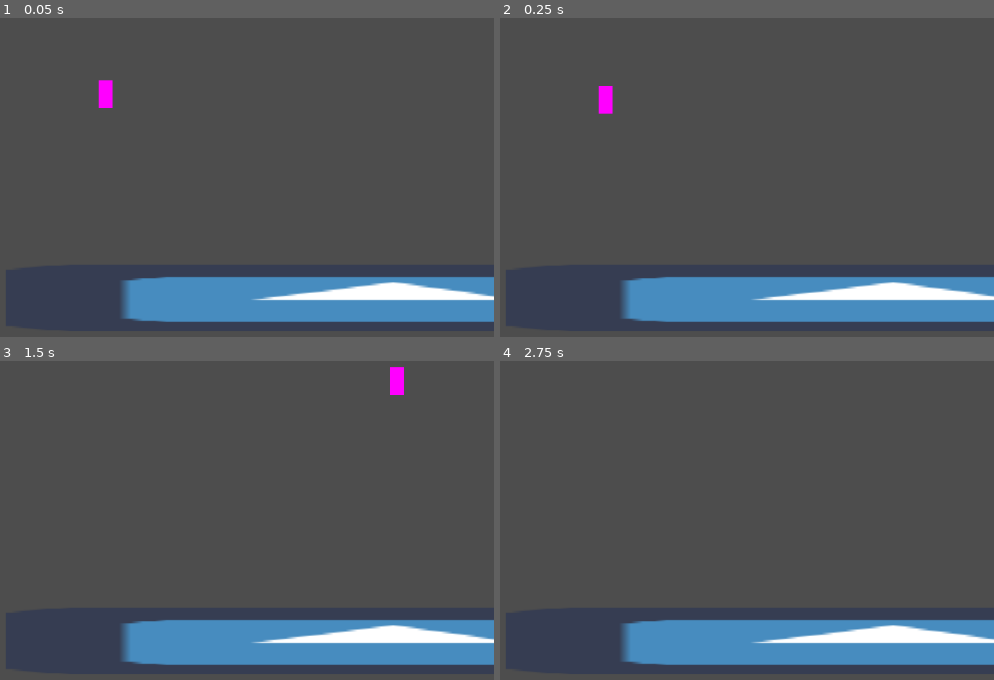
Above: before the commit, frames 1-4 (two rows, left to right).
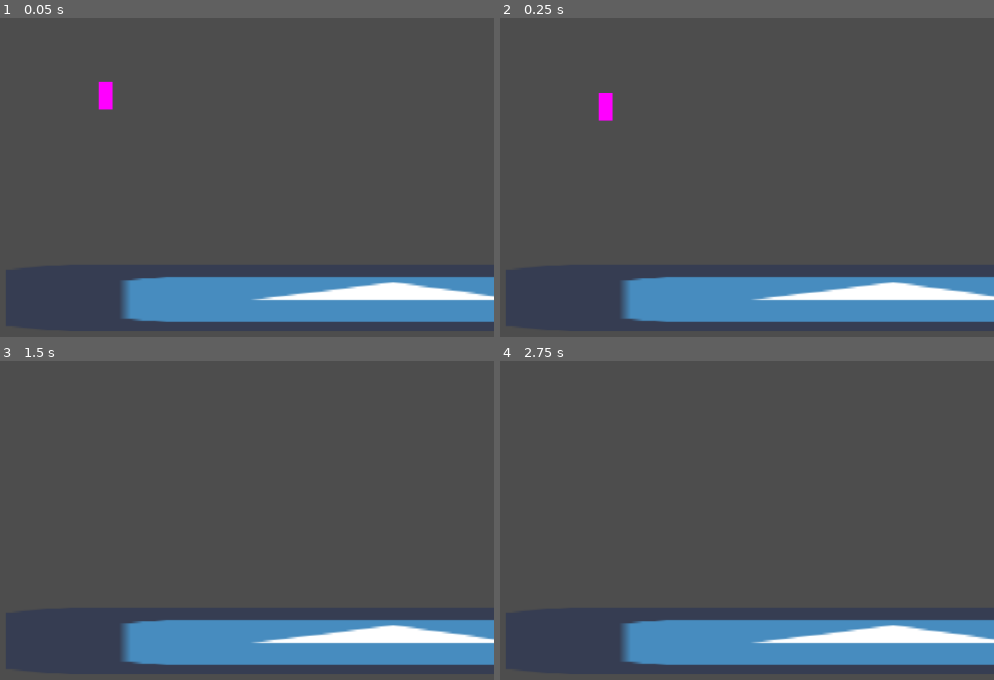
Above: after the commit, the same moments.

Repository: alejandrogonzalvo/Ruins
Game: Godot game, scene res://scenes/PlatformTest.tscn
Same seed, same stepped clock (60 frames per second), same inputs: the game is played once before the commit and once after it. This scene is started directly instead of the project's main scene. The engine's default icon, where the game draws it, is replaced by a stand-in: a white triangle on a blue panel in a dark square.
Inputs:
- Up to frame 1 (0.05 s): no input
- Up to frame 2 (0.25 s): no input
- Up to frame 3 (1.5 s): hold D (move_right) 0.53-1.28 s; hold Shift (dash, bound only after the commit) 0.53-1.28 s; tap Space (jump) at 0.77, 0.8, 1.07, 1.35 s; hold A (move_left) from 1.28 s (still down)
- Up to frame 4 (2.75 s): tap Space (jump) at 1.52, 1.82, 2.3 s; tap Shift (dash, bound only after the commit) at 1.55 s; tap Enter at 2 s; release A (move_left) at 2.03 s; hold D (move_right) from 2.03 s (still down); hold Shift (dash, bound only after the commit) from 2.03 s (still down)

The runs differ from the first frame. In frame 1, less than 0.1% of the frame differs, in the area x 19-23%, y 19-29%; in frame 2, 0.1%; in frame 3, 0.2%, in the area x 78-82%, y 1-11%; in frame 4, nothing differs.

Commit message:
Add Dashing state and simple dash

Diff:
--- a/project.godot
+++ b/project.godot
@@ -32,11 +32,11 @@
 "events": [Object(InputEventKey,"resource_local_to_scene":false,"resource_name":"","device":-1,"window_id":0,"alt_pressed":false,"shift_pressed":false,"ctrl_pressed":false,"meta_pressed":false,"pressed":false,"keycode":32,"physical_keycode":0,"key_label":0,"unicode":32,"echo":false,"script":null)
 ]
 }
-
-[layer_names]
-
-2d_physics/layer_1="Player"
-2d_physics/layer_2="Platformss"
+dash={
+"deadzone": 0.5,
+"events": [Object(InputEventKey,"resource_local_to_scene":false,"resource_name":"","device":-1,"window_id":0,"alt_pressed":false,"shift_pressed":false,"ctrl_pressed":false,"meta_pressed":false,"pressed":false,"keycode":4194325,"physical_keycode":0,"key_label":0,"unicode":0,"echo":false,"script":null)
+]
+}
 
 [layer_names]
 
--- a/scenes/Level0.tscn
+++ b/scenes/Level0.tscn
@@ -17,3 +17,5 @@
 
 [node name="Player" parent="." instance=ExtResource("3_vohna")]
 position = Vector2(119, 183)
+walking_speed = 100.0
+jump_time = 1.0
--- a/scenes/PlatformTest.tscn
+++ b/scenes/PlatformTest.tscn
@@ -19,3 +19,5 @@
 
 [node name="Player" parent="." instance=ExtResource("3_rh3gg")]
 position = Vector2(4, -54)
+walking_speed = 0.0
+jump_time = 0.0
--- a/scenes/PlayerTest.tscn
+++ b/scenes/PlayerTest.tscn
@@ -7,4 +7,3 @@
 [node name="Camera2D" type="Camera2D" parent="."]
 
 [node name="Player" parent="." instance=ExtResource("1_aursm")]
-jump_time = 0.5
--- a/scenes/prefabs/Player.tscn
+++ b/scenes/prefabs/Player.tscn
@@ -4,7 +4,7 @@
 [ext_resource type="Script" path="res://scripts/StateMachine.gd" id="2_l0mx4"]
 [ext_resource type="Script" path="res://scripts/states/player/Idle.gd" id="3_mp2ie"]
 [ext_resource type="Script" path="res://scripts/states/player/Walking.gd" id="4_r286j"]
-[ext_resource type="Script" path="res://scripts/states/player/Jumping.gd" id="5_b5s0x"]
+[ext_resource type="Script" path="res://scripts/states/player/Dashing.gd" id="5_sle54"]
 
 [sub_resource type="PlaceholderTexture2D" id="PlaceholderTexture2D_5ca6l"]
 
@@ -13,9 +13,6 @@
 
 [node name="Player" type="CharacterBody2D"]
 script = ExtResource("1_60tjd")
-walking_speed = 100.0
-jump_force = 100.0
-jump_time = 100.0
 
 [node name="Sprite2D" type="Sprite2D" parent="."]
 scale = Vector2(5, 10)
@@ -33,8 +30,8 @@
 script = ExtResource("4_r286j")
 player = NodePath("../..")
 
-[node name="Jumping" type="Node" parent="StateMachine" node_paths=PackedStringArray("player")]
-script = ExtResource("5_b5s0x")
+[node name="Dashing" type="Node" parent="StateMachine" node_paths=PackedStringArray("player")]
+script = ExtResource("5_sle54")
 player = NodePath("../..")
 
 [node name="CollisionShape2D" type="CollisionShape2D" parent="."]
--- a/scripts/Player.gd
+++ b/scripts/Player.gd
@@ -1,6 +1,30 @@
-extends Node2D
+extends CharacterBody2D
 class_name MainPlayer
 
-@export var walking_speed: float
-@export var jump_force: float
-@export var jump_time: float
+@export var direction: Direction = Direction.RIGHT
+enum Direction {LEFT = -1, RIGHT = 1}
+
+@export var walk_speed: float = 100
+@export var walk_accel: float = 2000
+
+var velocity_x_snap_threshold: float = 0.1
+
+@export var dash_duration: float = 0.2
+@export var dash_speed: float = 500
+@export var dash_accel: float = 50000
+
+func _physics_process(delta):
+	self.move_and_slide()
+
+func update_x_velocity(target: float, acceleration: float, delta: float):
+	var current = self.velocity.x
+	if abs(current - target) < velocity_x_snap_threshold:
+		self.velocity.x = target
+		return
+
+	var change = sign(target - current) * acceleration * delta
+	if sign(current - target) != sign(current + change - target):
+		self.velocity.x = target
+		return
+
+	self.velocity.x = current + change
--- /dev/null
+++ b/scripts/states/player/Dashing.gd
@@ -0,0 +1,29 @@
+extends PlayerState
+
+class_name PlayerDashing
+
+var timer: Timer = Timer.new()
+
+func _ready():
+	timer.one_shot = true
+	self.add_child(timer, false, Node.INTERNAL_MODE_FRONT)
+
+func enter(_from: State = null):
+	timer.start(player.dash_duration)
+
+func exit(_to: State = null):
+	timer.stop()
+
+func process(_delta: float):
+	if timer.is_stopped():
+		if player.velocity.x == 0:
+			transition.emit(self, "idle")
+		elif Input.is_action_pressed("move_left") || Input.is_action_pressed("move_right"):
+			transition.emit(self, "walking")
+
+func physics_process(delta: float):
+	if timer.is_stopped():
+		player.update_x_velocity(0, player.dash_accel, delta)
+		return
+
+	player.update_x_velocity(player.dash_speed * player.direction, player.dash_accel, delta)
--- /dev/null
+++ b/scripts/states/player/Falling.gd
@@ -0,0 +1,3 @@
+extends PlayerState
+
+class_name PlayerFalling
--- a/scripts/states/player/Idle.gd
+++ b/scripts/states/player/Idle.gd
@@ -1,8 +1,10 @@
 extends PlayerState
 class_name PlayerIdle
 
-func physics_process(_delta):
-	if Input.is_action_pressed("move_left") || Input.is_action_pressed("move_right"):
+func process(delta: float):
+	if Input.is_action_pressed("dash"):
+		transition.emit(self, "dashing")
+#	elif Input.is_action_pressed("jump"):
+#		transition.emit(self,"jumping")
+	elif Input.is_action_pressed("move_left") || Input.is_action_pressed("move_right"):
 		transition.emit(self, "walking")
-	if Input.is_action_pressed("jump"):
-		transition.emit(self, "jumping")
--- a/scripts/states/player/Jumping.gd
+++ b/scripts/states/player/Jumping.gd
@@ -1,6 +1,6 @@
 extends PlayerState
 
-class_name Jumping
+class_name PlayerJumping
 
 var current_time: float = 0
 
--- a/scripts/states/player/Walking.gd
+++ b/scripts/states/player/Walking.gd
@@ -2,18 +2,21 @@
 
 class_name PlayerWalking
 
-
-func physics_process(_delta):
-	if Input.is_action_pressed("jump"):
-		transition.emit(self, "jumping")
-		return
-
-	if Input.is_action_pressed("move_left"):
-		player.velocity.x = -player.walking_speed
-	elif Input.is_action_pressed("move_right"):
-		player.velocity.x = player.walking_speed
-	else:
-		player.velocity.x = 0
+func process(_delta):
+	if Input.is_action_pressed("dash"):
+		transition.emit(self, "dashing")
+	elif player.velocity.x == 0:
 		transition.emit(self, "idle")
 
-	player.move_and_slide()
+
+func physics_process(delta):
+	var target_velocity = player.walk_speed
+	if Input.is_action_pressed("move_left"):
+		player.direction = player.Direction.LEFT
+	elif Input.is_action_pressed("move_right"):
+		player.direction = player.Direction.RIGHT
+	else:
+		target_velocity = 0
+	target_velocity *= player.direction
+
+	player.update_x_velocity(target_velocity, player.walk_accel, delta)
Not shown: 1 places in scenes/Level0.tscn that only renumber resources
